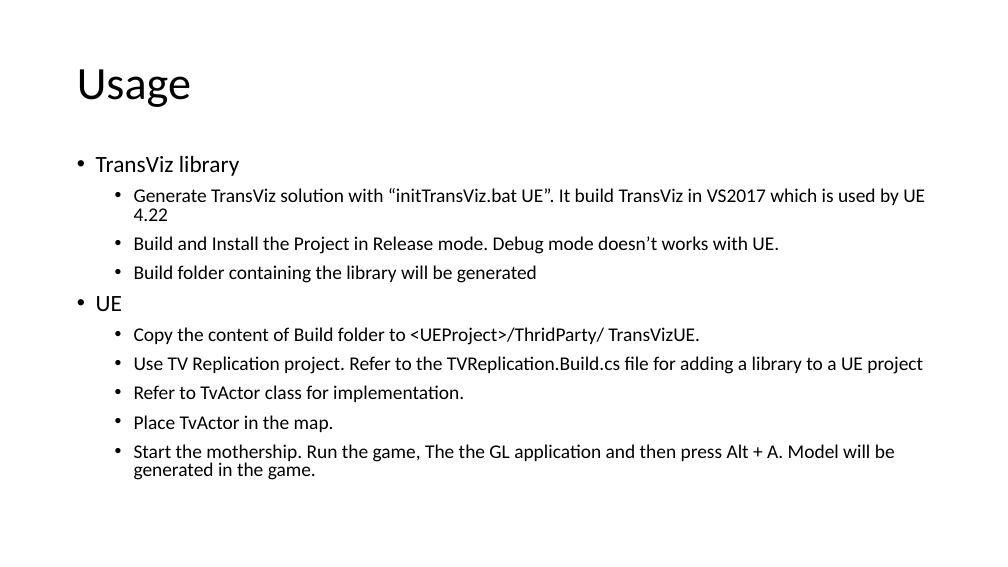
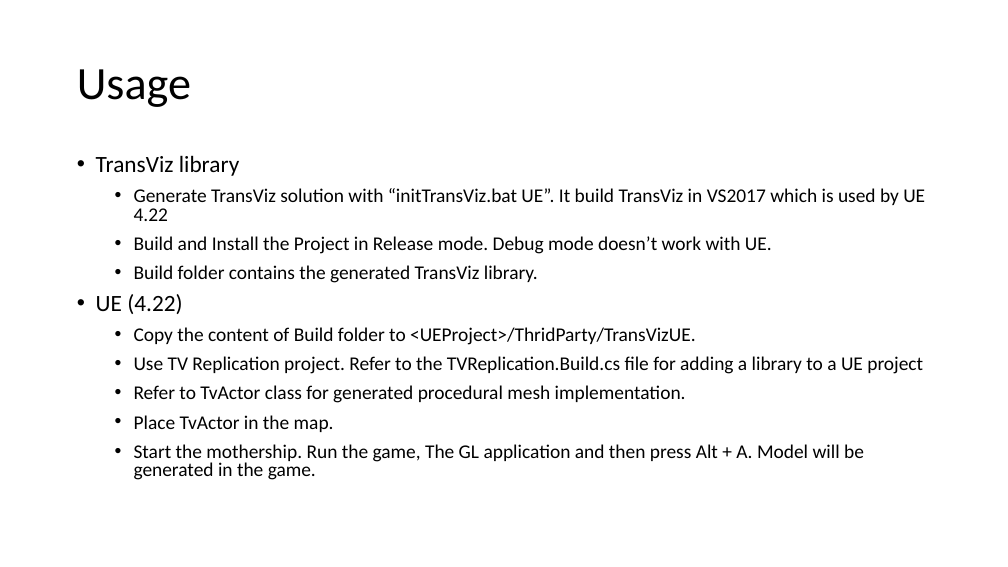
Before and after one commit to hacknaman/glStream, a slide deck: slide 8 of doc/UE/TransVizUE.pptx. Drawn at 1008x567 pixels with LibreOffice and Linux fonts; fonts in the diff are those of the drawing. Boxes give left, top, right and bottom in pixels: in the first picture for what was removed or moved away, otherwise in the second. Text is boxed around its words. In the diff, an @@ line names an element or a change of style, - is before the commit and + after.

Commit message:
updated TransViz UE doc

```diff
--- a/doc/UE/TransVizUE.pptx
+++ b/doc/UE/TransVizUE.pptx
@@ text at box(96, 236, 772, 345): text changed @@
-    • Build and Install the Project in Release mode. Debug mode doesn’t works with UE.
-    • Build folder containing the library will be generated
-  • UE
-    • Copy the content of Build folder to <UEProject>/ThridParty/ TransVizUE.
+    • Build and Install the Project in Release mode. Debug mode doesn’t work with UE.
+    • Build folder contains the generated TransViz library.
+  • UE (4.22)
+    • Copy the content of Build folder to <UEProject>/ThridParty/TransVizUE.
@@ text at box(134, 385, 686, 403): text changed @@
-    • Refer to TvActor class for implementation.
+    • Refer to TvActor class for generated procedural mesh implementation.
@@ text at box(134, 444, 864, 480): text changed @@
-    • Start the mothership. Run the game, The the GL application and then press Alt + A. Model will be generated in the game.
+    • Start the mothership. Run the game, The GL application and then press Alt + A. Model will be generated in the game.
```
Also in this commit, not shown: 3 other slides changed.
